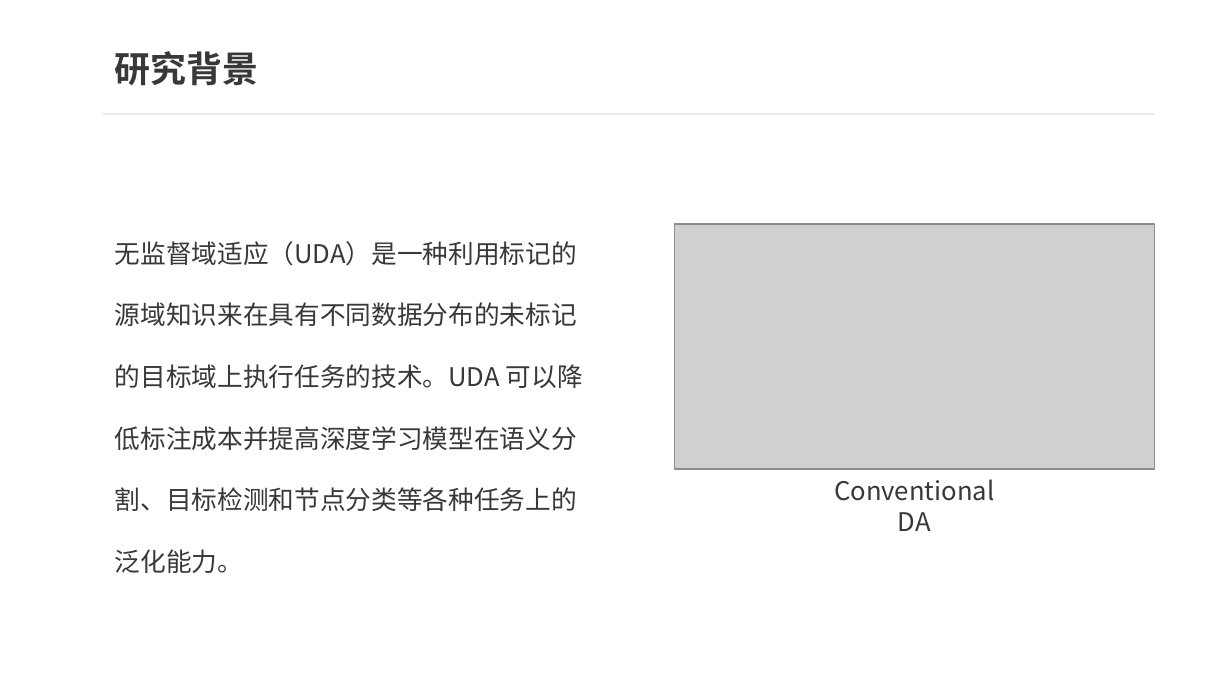
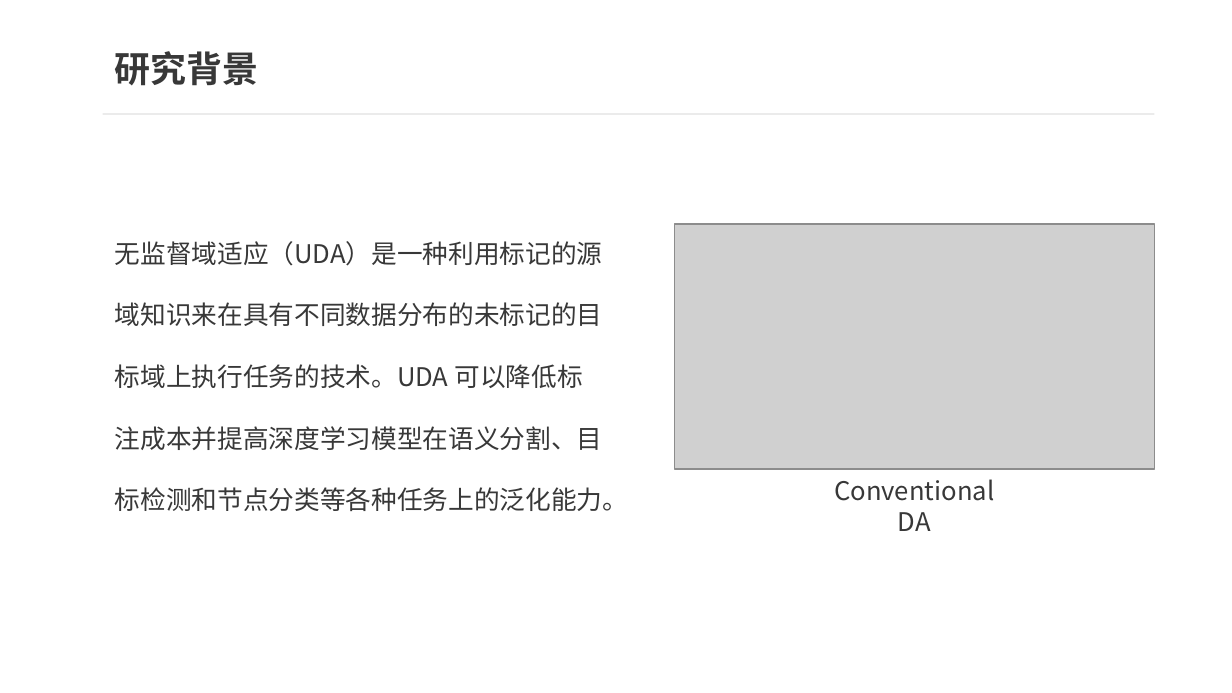
Before and after one commit to Buzzy0423/2023Spring_group_project, a slide deck: slide 5 of Presentation/Pre1/pre1_2.pptx (slide 4 before the commit). Drawn at 1232x693 pixels with LibreOffice and Linux fonts; fonts in the diff are those of the drawing; grey boxes stand for pictures. Boxes give left, top, right and bottom in pixels: in the first picture for what was removed or moved away, otherwise in the second. Text is boxed around its words. In the diff, an @@ line names an element or a change of style, - is before the commit and + after.

```diff
--- a/Presentation/Pre1/pre1_2.pptx
+++ b/Presentation/Pre1/pre1_2.pptx
@@ text "无监督域适应（UDA）是一种利用标记的源域知识来在具有不同数据分布的未标记的目标域上执行任务的技术。UDA 可以降低标注 ..." rewrapped from (115,241,583,573) to (115,241,628,511) @@
```
Also in this commit, not shown: 2 slides added, 2 slides removed, 3 other files.
